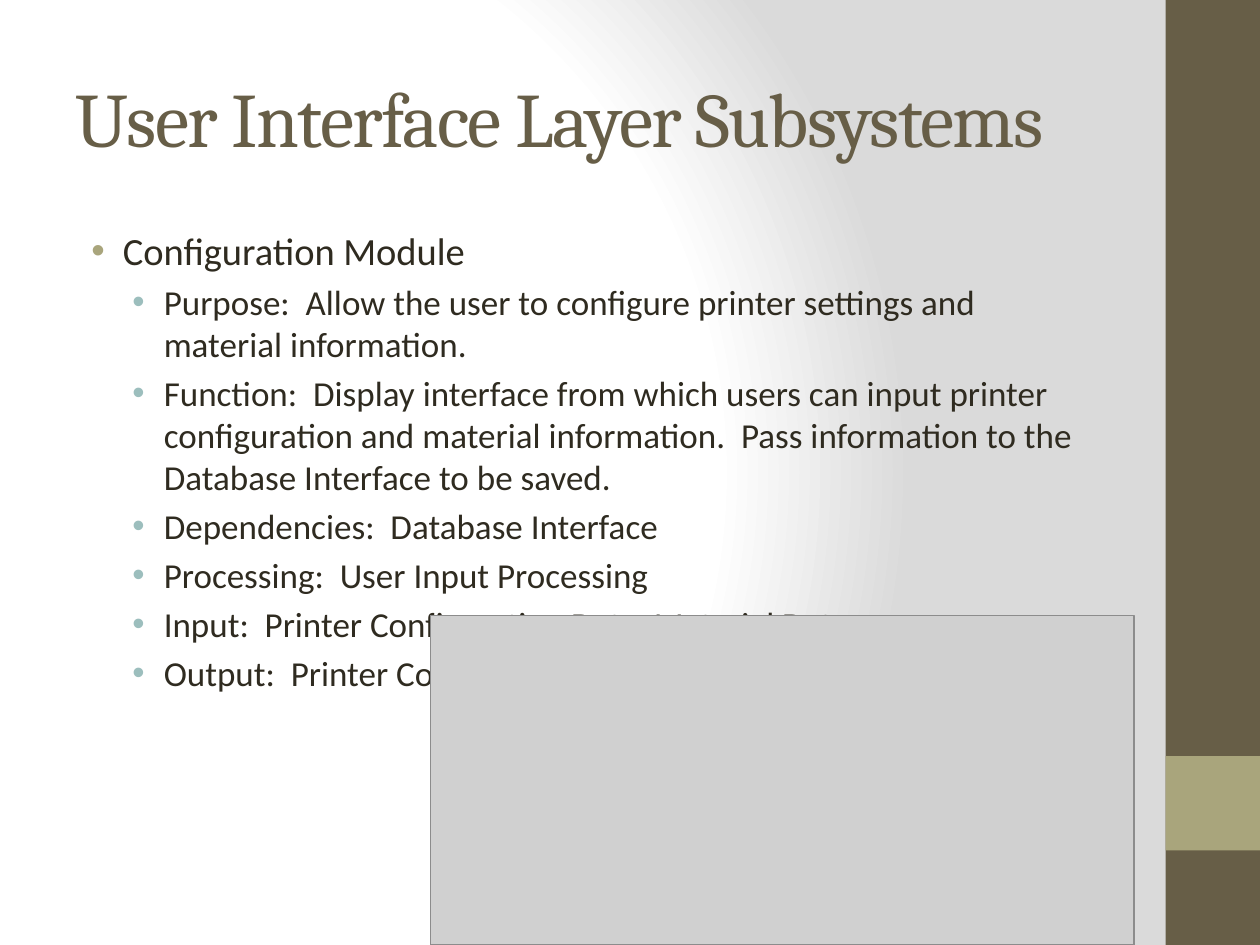
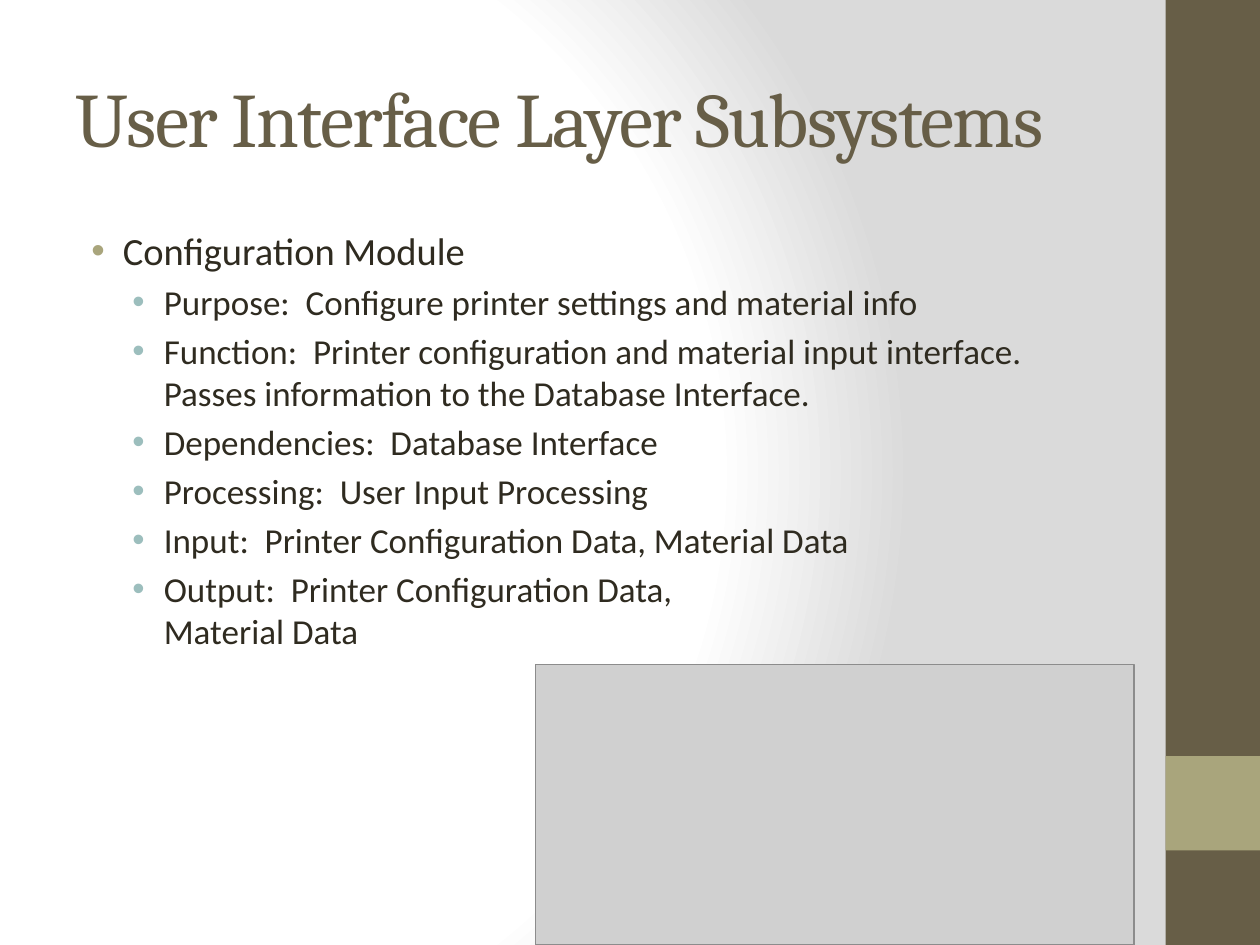
Before and after one commit to qpHalcy0n/SRDesign, a slide deck: slide 19 of ADS Gate Review/Team Ink3d ADS.pptx (slide 18 before the commit). Drawn at 1260x945 pixels with LibreOffice and Linux fonts; fonts in the diff are those of the drawing; grey boxes stand for pictures. Boxes give left, top, right and bottom in pixels: in the first picture for what was removed or moved away, otherwise in the second. Text is boxed around its words. In the diff, an @@ line names an element or a change of style, - is before the commit and + after.

```diff
--- a/ADS Gate Review/Team Ink3d ADS.pptx
+++ b/ADS Gate Review/Team Ink3d ADS.pptx
@@ text at [164, 290, 1021, 407]: text changed @@
-  • Purpose: Allow the user to configure printer settings and material information.
-  • Function: Display interface from which users can input printer configuration and material information. Pass information to the Database Interface to be saved.
+  • Purpose: Configure printer settings and material info
+  • Function: Printer configuration and material input interface. Passes information to the Database Interface.
@@ picture: place and size @@
-picture at [431, 615, 1134, 945]
+picture at [536, 664, 1134, 945]
```
Also in this commit, not shown: 9 other slides changed, 1 slide added.
